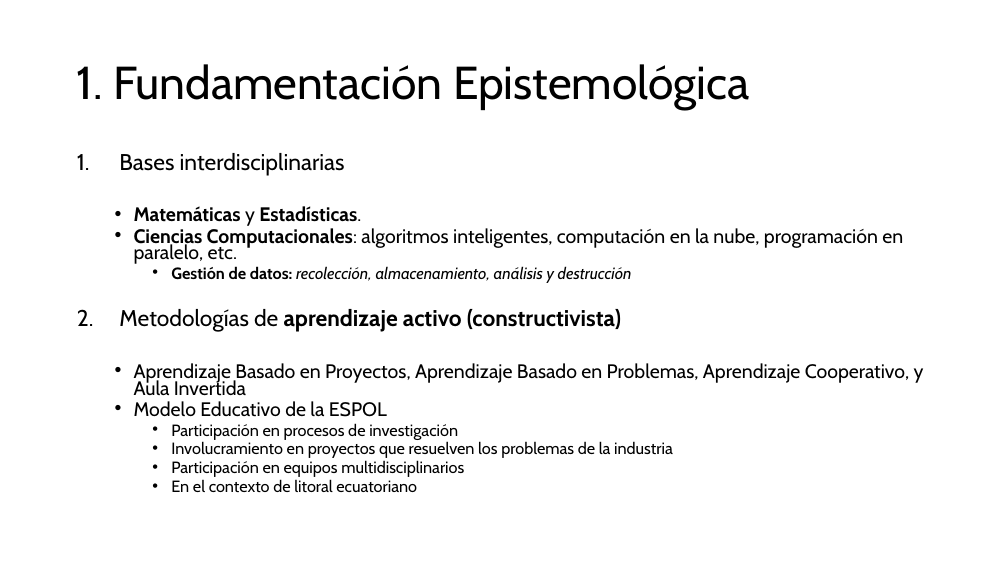
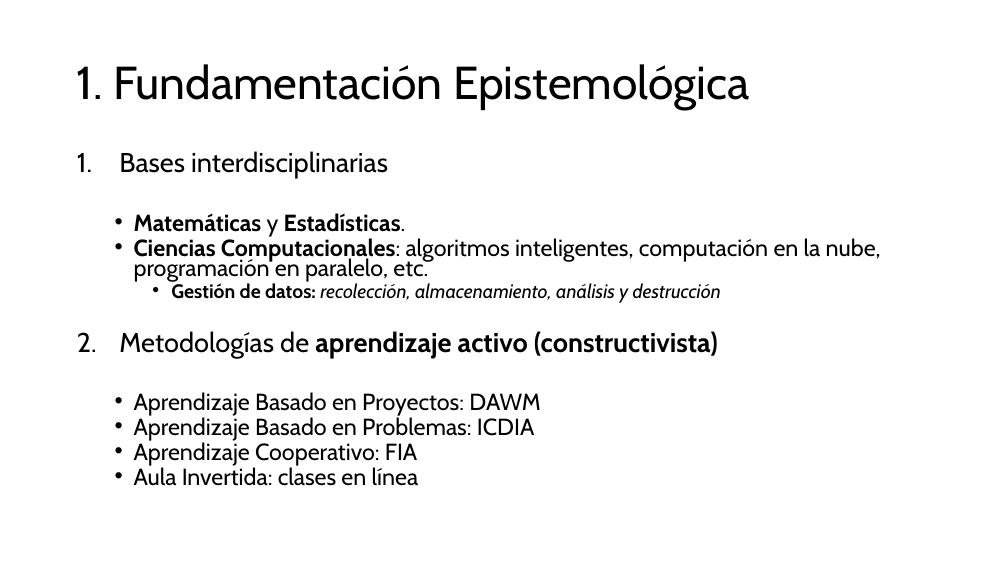
Before and after one commit to aavendan/cdia, a slide deck: slide 2 of 03 Presentación - CDIA.pptx. Drawn at 1008x567 pixels with LibreOffice and Linux fonts; fonts in the diff are those of the drawing. Boxes give left, top, right and bottom in pixels: in the first picture for what was removed or moved away, otherwise in the second. Text is boxed around its words. In the diff, an @@ line names an element or a change of style, - is before the commit and + after.

```diff
--- a/03 Presentación - CDIA.pptx
+++ b/03 Presentación - CDIA.pptx
@@ text at box(119, 151, 881, 358): size 21.7 to 25.9 pt in "Bases interdisciplinarias", "Metodologías de aprendizaje activo (constructivista)"; size 18.6 to 22.2 pt in "Matemáticas y Estadísticas.", "Ciencias Computacionales: algoritmos inteligentes, computaci ..."; size 15.5 to 18.5 pt in "Gestión de datos: recolección, almacenamiento, análisis y ..." @@
@@ text at box(134, 392, 540, 486): text changed; size 15.5 to 22.2 pt @@
-  • Aprendizaje Basado en Proyectos, Aprendizaje Basado en Problemas, Aprendizaje Cooperativo, y Aula Invertida
-  • Modelo Educativo de la ESPOL
-    • Participación en procesos de investigación
-    • Involucramiento en proyectos que resuelven los problemas de la industria
-    • Participación en equipos multidisciplinarios
-    • En el contexto de litoral ecuatoriano
+  • Aprendizaje Basado en Proyectos: DAWM
+  • Aprendizaje Basado en Problemas: ICDIA
+  • Aprendizaje Cooperativo: FIA
+  • Aula Invertida: clases en línea
```
Also in this commit, not shown: 6 other slides changed.
